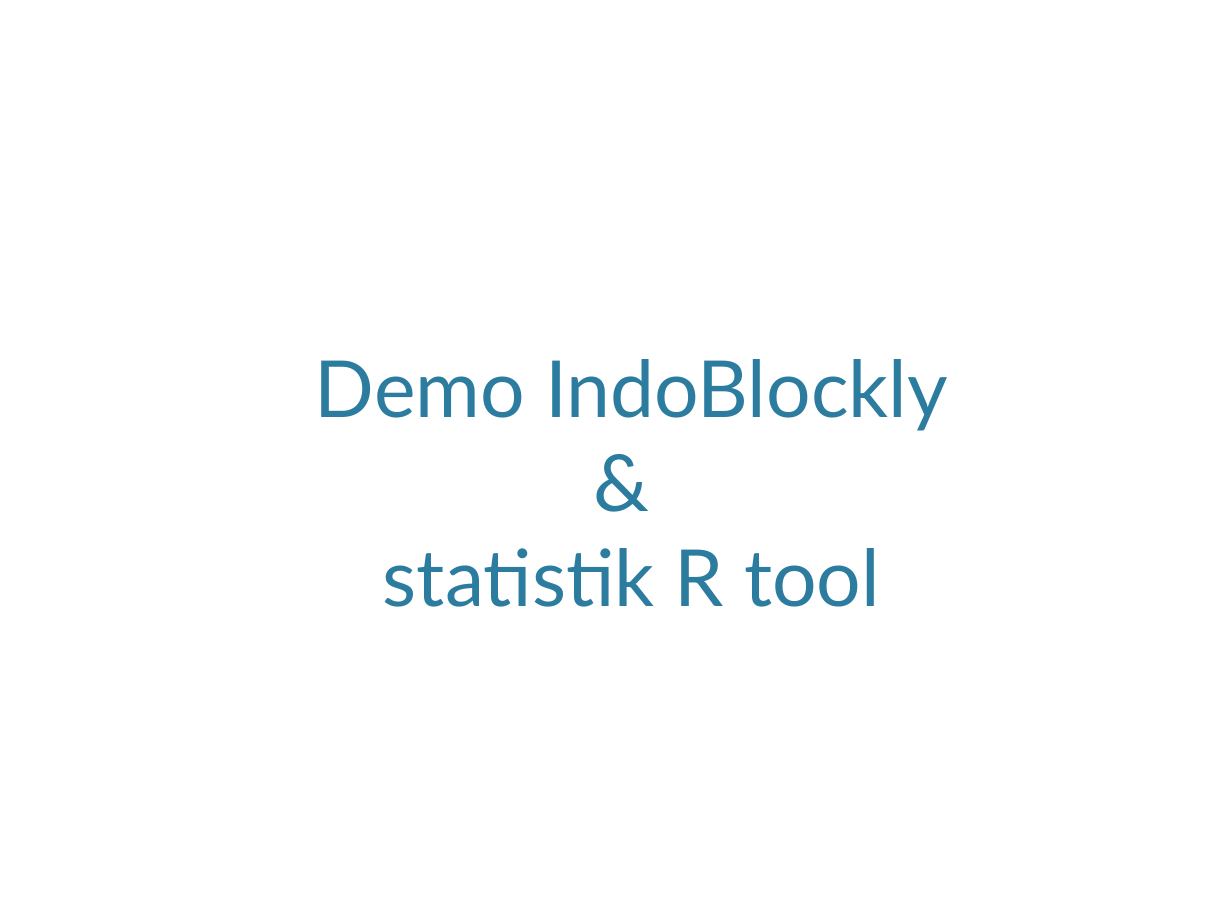
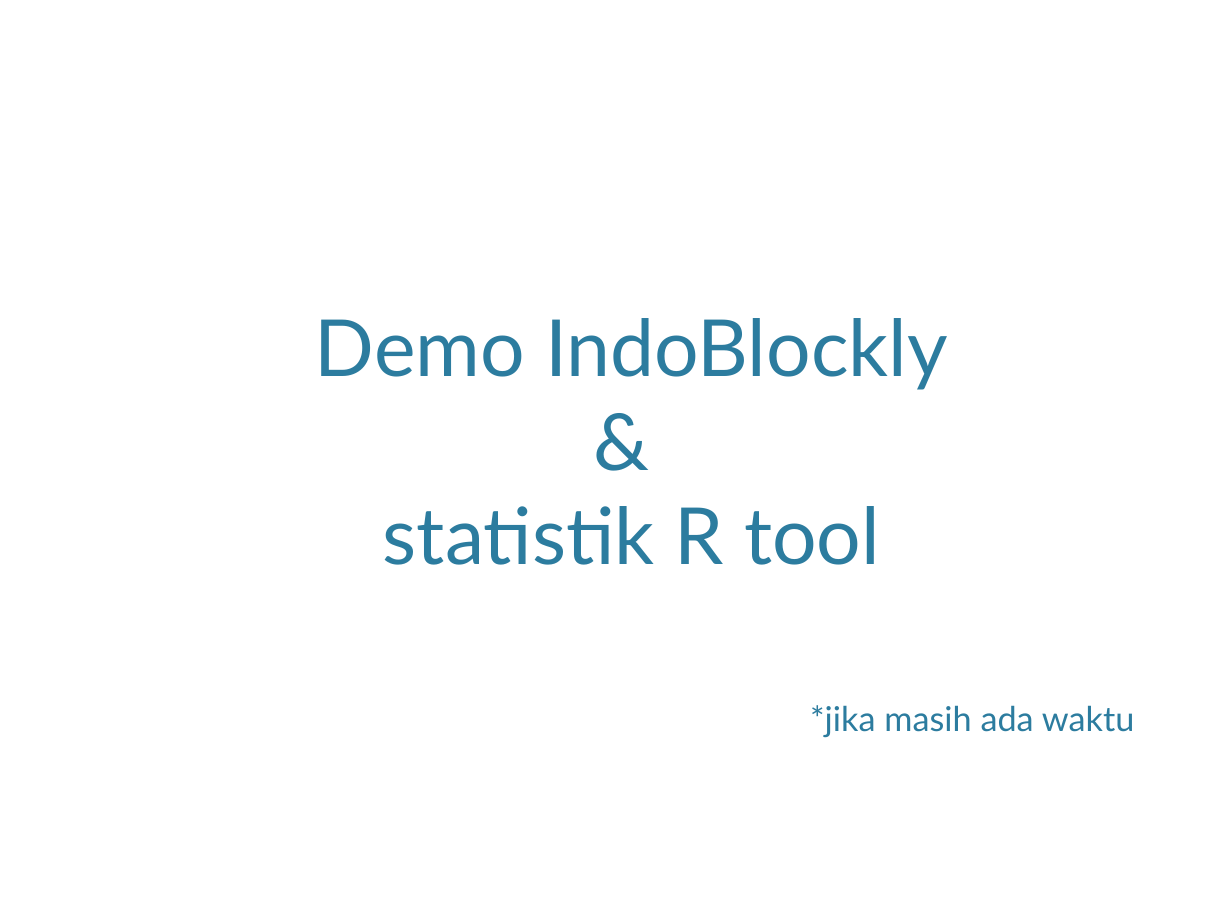
Before and after one commit to rischanlab/skripsi, a slide deck: slide 18 of presentasi munaqosah/presentasi munaqosah.pptx. Drawn at 1232x924 pixels with LibreOffice and Linux fonts; fonts in the diff are those of the drawing; background and template pictures are left out. Boxes give left, top, right and bottom in pixels: in the first picture for what was removed or moved away, otherwise in the second. Text is boxed around its words. In the diff, an @@ line names an element or a change of style, - is before the commit and + after.

```diff
--- a/presentasi munaqosah/presentasi munaqosah.pptx
+++ b/presentasi munaqosah/presentasi munaqosah.pptx
@@ title "Demo IndoBlockly & statistik R ...": place and size @@
-title "Demo IndoBlockly & statistik R ..." at [315, 359, 948, 607]
+title "Demo IndoBlockly & statistik R ..." at [315, 318, 948, 565]
@@ text added at [810, 705, 1135, 737], 20 pt, text #2C7C9F @@
+*jika masih ada waktu
```
Also in this commit, not shown: 6 other slides changed.
